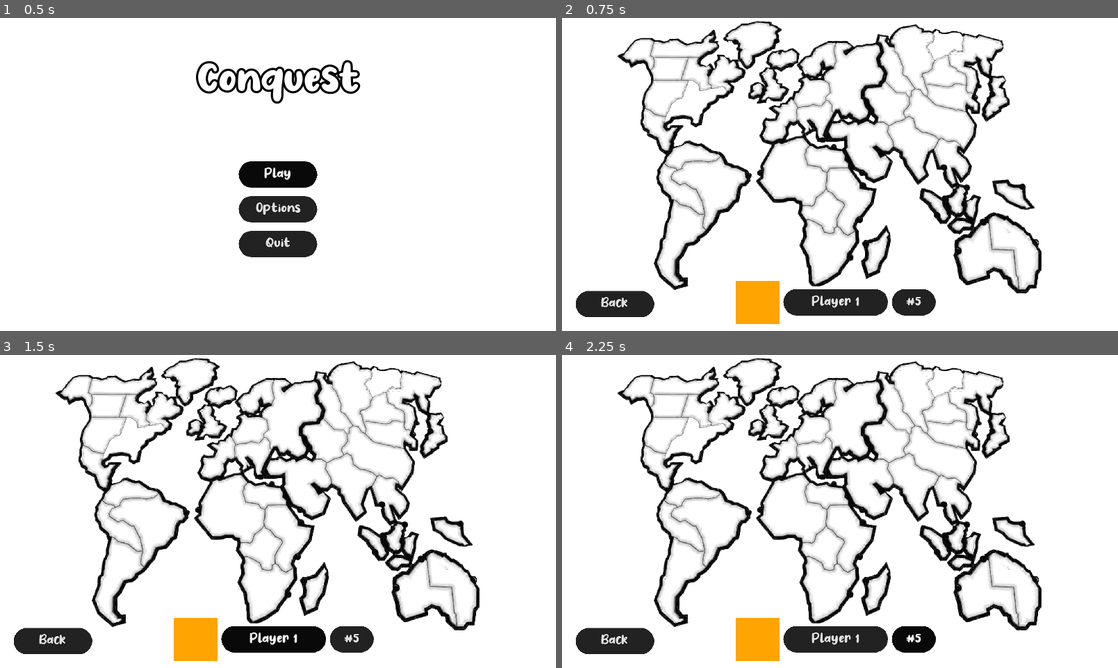
Above: before the commit, frames 1-4 (two rows, left to right).
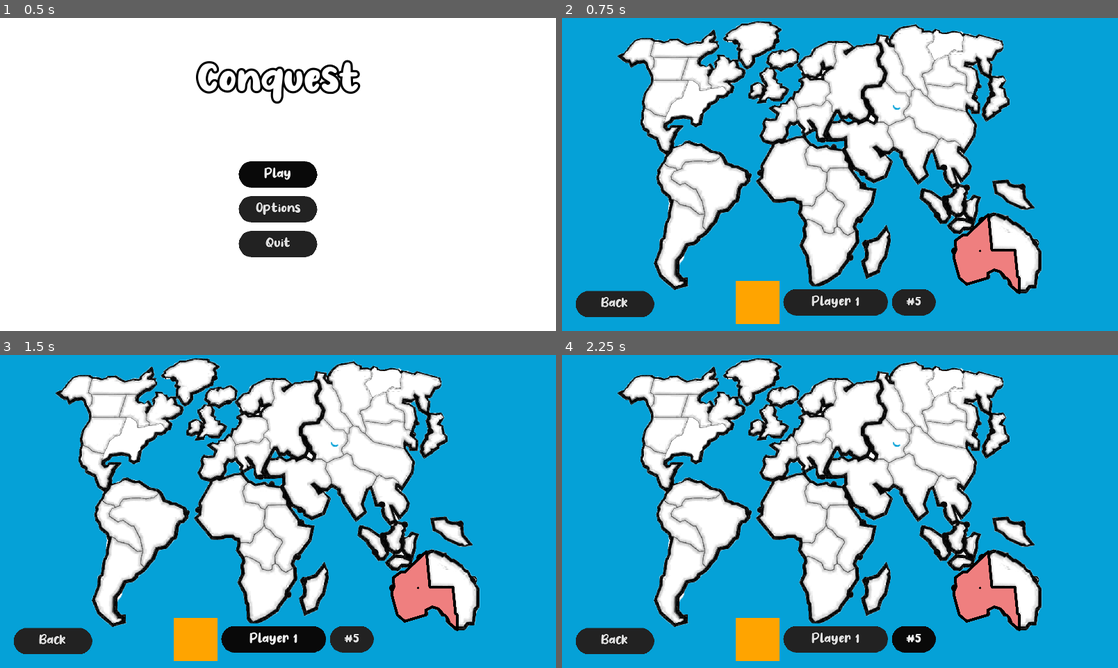
Above: after the commit, the same moments.

Repository: argosopentech/Conquest
Game: Godot game, scene res://Source/Main/Main.tscn
Two runs of this game, one before a commit and one after it. Both use one fixed random seed, a clock stepped at 60 frames per second and the inputs below.
Inputs:
- Up to frame 1 (0.5 s): no input
- Up to frame 2 (0.75 s): click "Play" at 0.5 s
- Up to frame 3 (1.5 s): click "Player 1" at 1.25 s
- Up to frame 4 (2.25 s): click "#5" at 2 s

Frame 1 is identical in both runs. In frame 2, 62% of the frame differs, in the area x 0-100%, y 0-100%; in frame 3, 62%; in frame 4, 62%.

Commit message:
Country Test, Western Australia

Diff:
--- a/Source/Background/Background.tscn
+++ b/Source/Background/Background.tscn
@@ -6,6 +6,7 @@
 [node name="ColorRect" type="ColorRect" parent="."]
 anchor_right = 1.0
 anchor_bottom = 1.0
+mouse_filter = 2
 __meta__ = {
 "_edit_use_anchors_": false
 }
--- a/Source/Gameplay/Game/Game.tscn
+++ b/Source/Gameplay/Game/Game.tscn
@@ -7,6 +7,7 @@
 [ext_resource path="res://Source/Gameplay/Player/Player.tscn" type="PackedScene" id=5]
 [ext_resource path="res://Source/Button/Button.tscn" type="PackedScene" id=6]
 [ext_resource path="res://Source/Gameplay/Map/Map.tscn" type="PackedScene" id=7]
+[ext_resource path="res://Source/Gameplay/Map/Country/Country.tscn" type="PackedScene" id=8]
 
 [sub_resource type="GDScript" id=1]
 script/source = "extends CanvasLayer
@@ -28,12 +29,16 @@
 
 [node name="Background" parent="." instance=ExtResource( 1 )]
 
+[node name="ColorRect" parent="Background" index="0"]
+color = Color( 0.0235294, 0.635294, 0.847059, 1 )
+
 [node name="HUD" type="CanvasLayer" parent="."]
 script = SubResource( 1 )
 
 [node name="ActivePlayerHUD" parent="HUD" instance=ExtResource( 2 )]
 margin_top = -116.0
 margin_bottom = -16.0
+mouse_filter = 2
 
 [node name="Quit" parent="HUD" instance=ExtResource( 6 )]
 anchor_top = 1.0
@@ -59,9 +64,18 @@
 [node name="6" parent="PlayersQueue" instance=ExtResource( 5 )]
 
 [node name="MapLayer" type="CanvasLayer" parent="."]
-layer = 0
+layer = -1
 
 [node name="Map" parent="MapLayer" instance=ExtResource( 7 )]
+mouse_filter = 2
+
+[node name="Countries" type="Node2D" parent="."]
+
+[node name="Country" parent="Countries" instance=ExtResource( 8 )]
+position = Vector2( 975.849, 542.776 )
+scale = Vector2( 0.3, 0.3 )
 
 [connection signal="pressed" from="HUD/Quit" to="." method="quit"]
 [connection signal="active_player_changed" from="PlayersQueue" to="." method="active_player_changed"]
+
+[editable path="Background"]
--- a/Source/Gameplay/Map/Country/Country.tscn
+++ b/Source/Gameplay/Map/Country/Country.tscn
@@ -1,6 +1,8 @@
-[gd_scene load_steps=3 format=2]
+[gd_scene load_steps=5 format=2]
 
 [ext_resource path="res://Source/Gameplay/Map/Country/Country.gd" type="Script" id=1]
+[ext_resource path="res://Assets/Graphics/Map/Countries/Test/TestCountry.png" type="Texture" id=2]
+[ext_resource path="res://Assets/Graphics/Map/Countries/Test/TestBorder.png" type="Texture" id=3]
 
 [sub_resource type="RectangleShape2D" id=1]
 extents = Vector2( 150, 150 )
@@ -9,26 +11,39 @@
 "Country",
 ]]
 script = ExtResource( 1 )
+__meta__ = {
+"_edit_group_": true
+}
 
-[node name="Sprite" type="Sprite" parent="."]
+[node name="Country" type="Sprite" parent="."]
+texture = ExtResource( 2 )
+
+[node name="Border" type="Sprite" parent="."]
+texture = ExtResource( 3 )
 
 [node name="CollisionPolygon2D" type="CollisionPolygon2D" parent="."]
+visible = false
+polygon = PoolVector2Array( -230.948, -27.5164, -233.945, -96.4385, -175.511, -145.883, -142.548, -144.384, 17.7709, -301.707, 46.2387, -29.0146, 217.046, -27.5164, 238.022, 165.765, 253.005, 183.745, 254.503, 297.616, 193.073, 248.172, 163.107, 185.243, 112.164, 137.297, 68.7133, 117.819, 13.2759, 143.291, 11.7776, 179.25, -144.046, 231.691, -203.979, 183.745, -250.426, 17.4329 )
 
 [node name="Shape" type="CollisionShape2D" parent="."]
+visible = false
 shape = SubResource( 1 )
+disabled = true
 
-[node name="Border" type="ColorRect" parent="."]
+[node name="BorderRect" type="ColorRect" parent="."]
+visible = false
+modulate = Color( 0.733333, 0.733333, 0.733333, 1 )
 margin_left = -150.0
 margin_top = -150.0
 margin_right = 150.0
 margin_bottom = 150.0
 mouse_filter = 2
-color = Color( 0.733333, 0.733333, 0.733333, 1 )
 __meta__ = {
 "_edit_use_anchors_": false
 }
 
-[node name="Country" type="ColorRect" parent="."]
+[node name="CountryRect" type="ColorRect" parent="."]
+visible = false
 margin_left = -140.0
 margin_top = -140.0
 margin_right = 140.0
--- a/Source/Gameplay/Map/Map.tscn
+++ b/Source/Gameplay/Map/Map.tscn
@@ -15,6 +15,7 @@
 margin_left = -576.0
 margin_right = 576.0
 margin_bottom = 648.0
+mouse_filter = 2
 texture = ExtResource( 1 )
 expand = true
 __meta__ = {
--- a/Source/Gameplay/StateMachine/CountryStates/CountryState.gd
+++ b/Source/Gameplay/StateMachine/CountryStates/CountryState.gd
@@ -3,7 +3,7 @@
 class_name CountryState
 
 var colors = {
-	"unoccupied": Color.lightblue,
+	"unoccupied": Color.lightcoral,
 	"hover": Color.white,
 	"not_hover": Color.black
 }
@@ -15,6 +15,7 @@
 }
 
 var color_multiplier = 1
+var hover_multiplier = 1.25
 
 func enter(country: Country):
 	set_country_color(country)
@@ -35,20 +36,26 @@
 
 func set_country_color(country: Country):
 	if country.occupier:
-		country.sprite.color = GamePlay.colors[country.occupier.name]
+		country.sprite.modulate = GamePlay.colors[country.occupier.name]
 	else:
-		country.sprite.color = colors.unoccupied
+		country.sprite.modulate = colors.unoccupied
 
 func set_border_color(country: Country):
 	if not country.active:
-		country.border.color = colors.not_hover
+		country.border.modulate = colors.not_hover
 		return
 	if country.hovering or country.selected:
-		country.border.color = colors.hover
+		country.border.modulate = colors.hover
+		dim_border_color(country)
 	else:
-		country.border.color = colors.not_hover
+		country.border.modulate = colors.not_hover
+
+func dim_border_color(country: Country):
+	country.border.modulate.r *= hover_multiplier
+	country.border.modulate.g *= hover_multiplier
+	country.border.modulate.b *= hover_multiplier
 
 func dim_country_color(country: Country):
-	country.sprite.color.r *= color_multiplier
-	country.sprite.color.g *= color_multiplier
-	country.sprite.color.b *= color_multiplier
+	country.sprite.modulate.r *= color_multiplier
+	country.sprite.modulate.g *= color_multiplier
+	country.sprite.modulate.b *= color_multiplier
Binary file added: Assets/Graphics/Map/Countries/Test/TestBorder.png
Not shown, added: Assets/Graphics/Map/Countries/Test/TestBorder.png.import
Binary file added: Assets/Graphics/Map/Countries/Test/TestCountry.png
Not shown, added: Assets/Graphics/Map/Countries/Test/TestCountry.png.import
Not shown: 1 places in Source/Gameplay/Game/Game.tscn that only renumber resources
